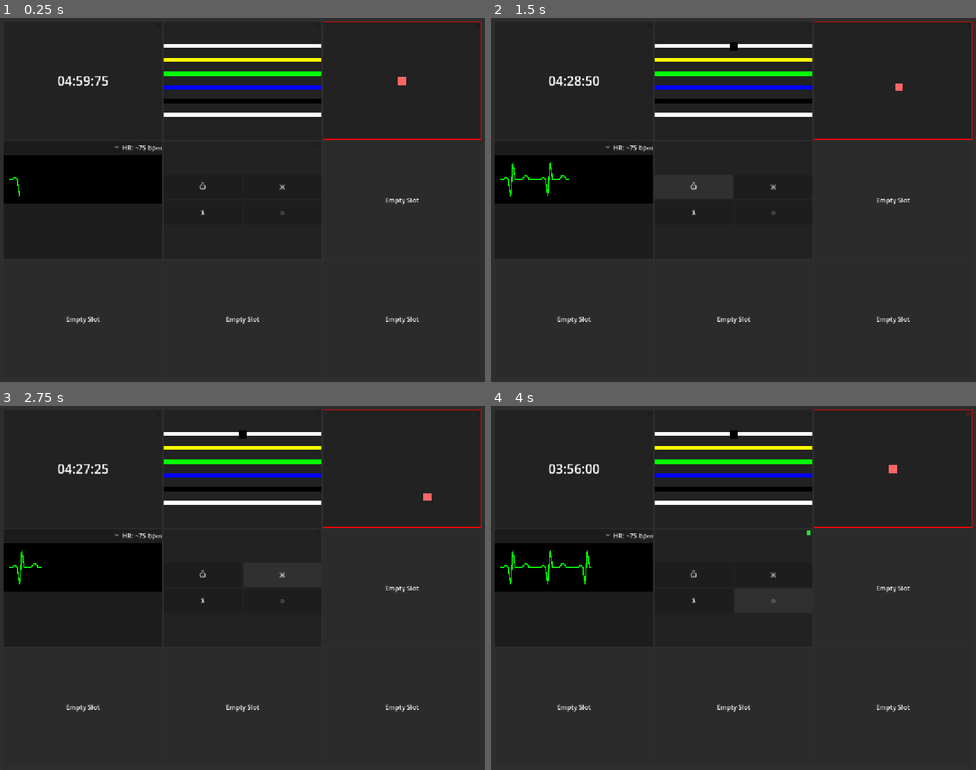
Above: before the commit, frames 1-4 (two rows, left to right).
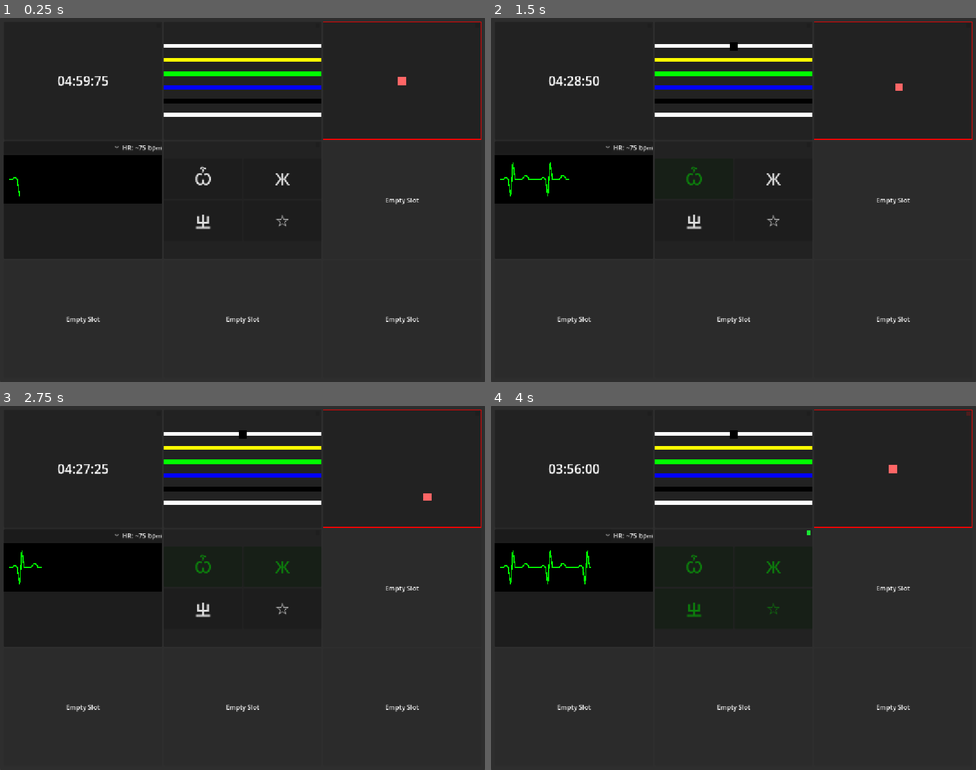
Above: after the commit, the same moments.

Repository: yutianzhe30/KeepTalkingOL
Game: Godot game, scene res://main.tscn
Same seed, same stepped clock (60 frames per second), same inputs: the game is played once before the commit and once after it.
Inputs (mouse positions are in pixels of both pictures, inside the frame that each line leads up to):
- Up to frame 1 (0.25 s): no input
- Up to frame 2 (1.5 s): click (733, 47) at 0.52 s; click "Ѽ" at 1.25 s
- Up to frame 3 (2.75 s): click "Ж" at 2 s
- Up to frame 4 (4 s): click "ƛ" (after the commit: "ㄓ") at 2.75 s; click "☆" at 3.5 s

The runs differ from the first frame. In frame 1, 0.3% of the frame differs, in the area x 40-60%, y 40-58%; in frame 2, 1.2%; in frame 3, 1.2%; in frame 4, 1.3%, in the area x 40-67%, y 40-58%.

Commit message:
finish button module

Diff:
--- a/Scenes/Modules/ButtonModule.tscn
+++ b/Scenes/Modules/ButtonModule.tscn
@@ -17,28 +17,24 @@
 columns = 2
 
 [node name="Button1" type="Button" parent="VBoxContainer/GridContainer"]
-custom_minimum_size = Vector2(60, 60)
 layout_mode = 2
 size_flags_horizontal = 3
 size_flags_vertical = 3
 text = "?"
 
 [node name="Button2" type="Button" parent="VBoxContainer/GridContainer"]
-custom_minimum_size = Vector2(60, 60)
 layout_mode = 2
 size_flags_horizontal = 3
 size_flags_vertical = 3
 text = "?"
 
 [node name="Button3" type="Button" parent="VBoxContainer/GridContainer"]
-custom_minimum_size = Vector2(60, 60)
 layout_mode = 2
 size_flags_horizontal = 3
 size_flags_vertical = 3
 text = "?"
 
 [node name="Button4" type="Button" parent="VBoxContainer/GridContainer"]
-custom_minimum_size = Vector2(60, 60)
 layout_mode = 2
 size_flags_horizontal = 3
 size_flags_vertical = 3
--- a/Scripts/Modules/ButtonModule.gd
+++ b/Scripts/Modules/ButtonModule.gd
@@ -12,9 +12,9 @@
 const LISTS = [
 	["Ϙ", "Ѧ", "ƛ", "Ϟ", "Ѭ", "ϗ", "Ͽ", ], # List 1
 	["Ӭ", "Ϙ", "Ͽ", "Ҩ", "☆", "ϗ", "¿"], # List 2
-	["©", "Ѽ", "Ҩ", "Ж", "ƛ", "ƛ", "☆"], # List 3
-	["б", "¶", "Ѣ", "Ѭ", "Ж", "¿", "☺"], # List 4
-	["Ψ", "☺", "Ѣ", "Ͼ", "¶", "Ѯ", "★"], # List 5
+	["©", "Ѽ", "Ҩ", "Ж", "ƛ", "ㄓ", "☆"], # List 3
+	["б", "¶", "Ѣ", "Ѭ", "Ж", "¿", "ツ"], # List 4
+	["Ψ", "ツ", "Ѣ", "Ͼ", "¶", "Ѯ", "★"], # List 5
 	["б", "Ӭ", "҂", "æ", "Ψ", "Ҋ", "Ω"] # List 6
 ]
 
@@ -23,6 +23,10 @@
 var correct_sequence: Array[int] = [] # Indices of buttons in order of pressing
 var current_step: int = 0
 var button_configs: Array[Dictionary] = [] # Stores {index: int, symbol: String} for each button
+
+# Visual Configuration
+const BUTTON_MIN_SIZE = Vector2(85, 100)
+const BUTTON_FONT_SIZE = 40
 
 func _ready():
 	_setup_buttons()
@@ -33,6 +37,8 @@
 	for child in grid_container.get_children():
 		if child is Button:
 			buttons.append(child)
+			child.custom_minimum_size = BUTTON_MIN_SIZE
+			child.add_theme_font_size_override("font_size", BUTTON_FONT_SIZE)
 			child.pressed.connect(_on_button_pressed.bind(buttons.size() - 1))
 
 func start_game():
@@ -114,16 +120,25 @@
 	for config in button_configs:
 		var btn = buttons[config.button_index]
 		btn.text = config.symbol
+		# Reset state
+		btn.disabled = false
+		btn.modulate = Color(1, 1, 1, 1) # White
 
 func _on_button_pressed(btn_index: int):
-	if state == ModuleState.SOLVED or state == ModuleState.FAILED:
+	if state == ModuleState.SOLVED:
 		return
 
 	if btn_index == correct_sequence[current_step]:
 		print("Button Module: Correct press ", current_step + 1, "/", 4)
+
+		# Visual Logic: Show clicked (Green + Disabled)
+		# We need to find the button object that corresponds to this index
+		# Since 'buttons' array is indexed by 'btn_index', we can use it directly.
+		var btn = buttons[btn_index]
+		btn.modulate = Color(0, 1, 0, 1) # Green
+		btn.disabled = true
+
 		current_step += 1
-
-		# Animation / Feedback could go here (e.g. green light on button)
 
 		if current_step >= 4:
 			solve()
@@ -131,3 +146,6 @@
 		print("Button Module: Wrong press! Expected button ", correct_sequence[current_step], " but got ", btn_index)
 		strike()
 		current_step = 0 # Reset progress on strike
+
+		# Visual Logic: Reset all buttons
+		_update_button_visuals()
